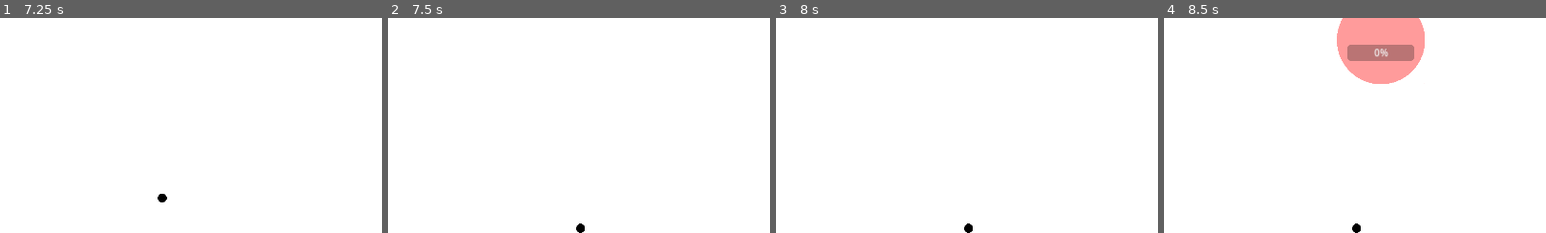
Above: before the commit, frames 1-4 (left to right).
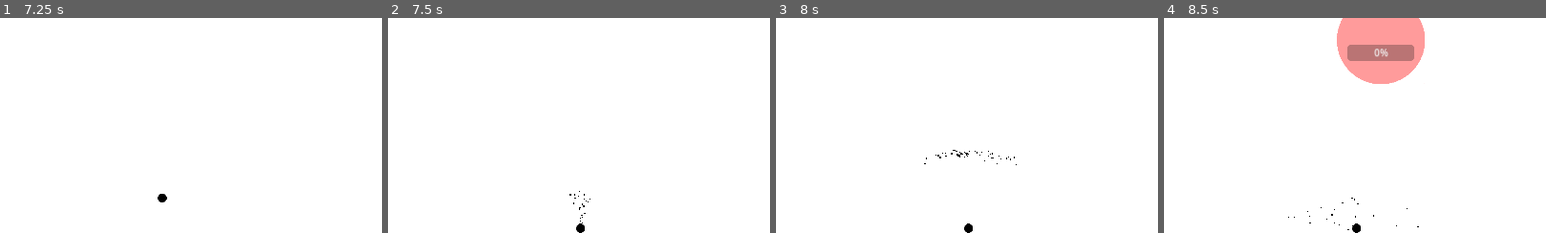
Above: after the commit, the same moments.

Repository: adsuttman/GBGJ1
Game: Godot game, scene res://main_menu.tscn
Same seed, same stepped clock (60 frames per second), same inputs: the game is played once before the commit and once after it.
Inputs (mouse positions are % of the whole screen's width and height, from its top left):
- Up to frame 1 (7.25 s): click "Free Play" at 0.5 s; tap Enter at 1.25, 2.75, 4.25 s; move the mouse to (72, 45) at 1.27 s; click (72, 45) at 1.42 s; tap Space at 2, 3.5, 5 s; move the mouse to (30, 55) at 2.02 s; click (30, 55) at 2.17 s; move the mouse to (60, 28) at 2.77 s; click (60, 28) at 2.92 s; move the mouse to (45, 70) at 3.52 s; click (45, 70) at 3.67 s; move the mouse to (80, 65) at 4.27 s; click (80, 65) at 4.42 s; move the mouse to (20, 35) at 5.02 s; click (20, 35) at 5.17 s; move the mouse to (55, 50) at 5.77 s; click (55, 50) at 5.92 s; move the mouse to (35, 25) at 6.52 s; click (35, 25) at 6.67 s
- Up to frame 2 (7.5 s): move the mouse to (72, 45) at 7.27 s; click (72, 45) at 7.42 s
- Up to frame 3 (8 s): no input
- Up to frame 4 (8.5 s): move the mouse to (30, 55) at 8.02 s; click (30, 55) at 8.17 s
The pictures show only the part of the screen within x 2-52%, y 50-100%; the shares and areas given below are measured in that part.

Frame 1 is identical in both runs. In frame 2, less than 0.1% of the frame differs, in the area x 47-53%, y 80-96%; in frame 3, less than 0.1%, in the area x 38-63%, y 61-69%; in frame 4, less than 0.1%.

Commit message:
added particle to ball hitting the floor

Diff:
--- a/ball.gd
+++ b/ball.gd
@@ -21,3 +21,9 @@
 	if freeze:
 		freeze = false
 		unfrozen.emit()
+
+func floor_hit():
+	$FloorHit.emitting = true
+
+func disable():
+	process_mode = Node.PROCESS_MODE_DISABLED
--- a/ball.tscn
+++ b/ball.tscn
@@ -34,3 +34,17 @@
 scale_amount_min = 5.0
 scale_amount_max = 5.0
 color = Color(1, 0, 0, 1)
+
+[node name="FloorHit" type="CPUParticles2D" parent="."]
+emitting = false
+amount = 50
+lifetime = 2.5
+one_shot = true
+explosiveness = 0.9
+fixed_fps = 60
+direction = Vector2(0, -1)
+spread = 15.0
+initial_velocity_min = 500.0
+initial_velocity_max = 500.0
+scale_amount_max = 3.0
+color = Color(0, 0, 0, 1)
--- a/game.gd
+++ b/game.gd
@@ -13,7 +13,7 @@
 func _physics_process(delta: float) -> void:
 	if ball.position.y > 712:
 		ball_touched_floor.emit()
-	print(speed_points)
+		ball.floor_hit()
 
 func set_speed_points(val: int):
 	speed_points = clampi(val,0,max_speed_points)
@@ -23,6 +23,8 @@
 	$GameOver/GameOverText/Score.text = "Your score was: " + score
 	$Pointer.hide()
 	$GameOver.show()
+	await get_tree().create_timer(2).timeout
+	disable_ball()
 
 func _process(delta: float) -> void:
 	if Input.is_action_just_pressed("ui_cancel"):
@@ -46,3 +48,6 @@
 
 func _on_ball_speeding(val: int) -> void:
 	set_speed_points(speed_points + val)
+
+func disable_ball():
+	ball.disable()
